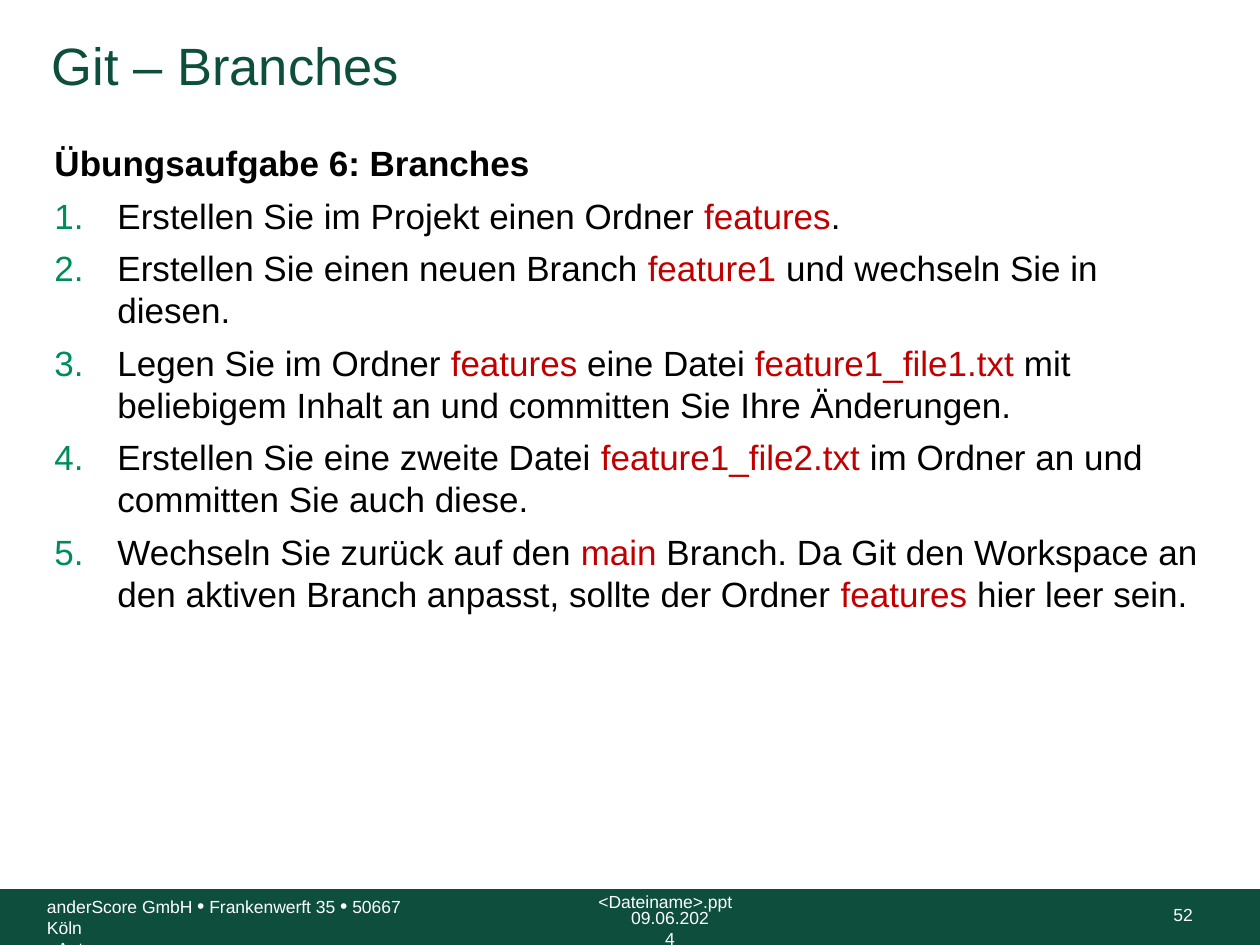
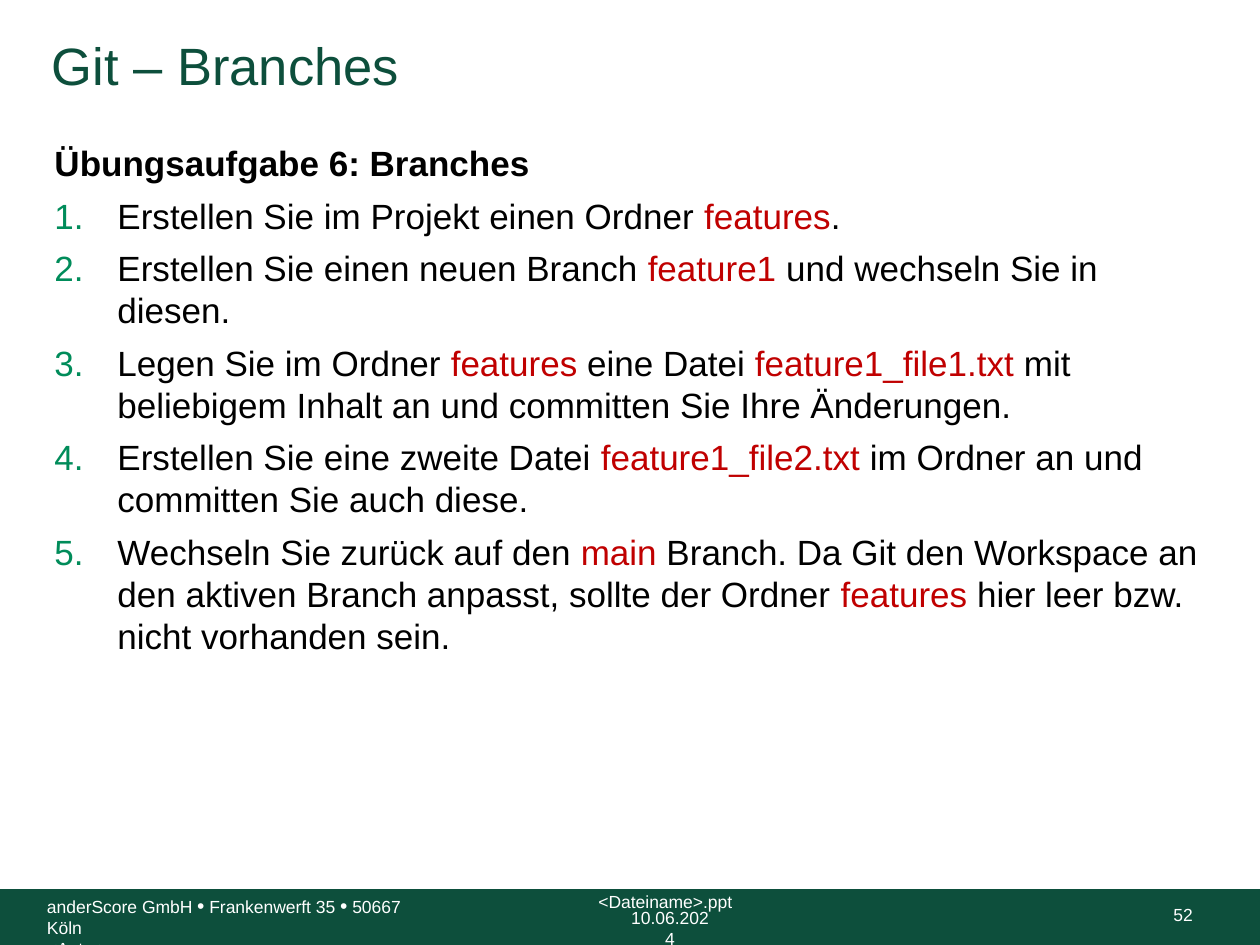
Before and after one commit to anderscore-gmbh/gitlab, a slide deck: slide 52 of slides/Tag-1_2-Git.pptx. Drawn at 1260x945 pixels with LibreOffice and Linux fonts; fonts in the diff are those of the drawing; background and template pictures are left out. Boxes give left, top, right and bottom in pixels: in the first picture for what was removed or moved away, otherwise in the second. Text is boxed around its words. In the diff, an @@ line names an element or a change of style, - is before the commit and + after.

```diff
--- a/slides/Tag-1_2-Git.pptx
+++ b/slides/Tag-1_2-Git.pptx
@@ text at <box>117,539,1197,650</box>: text changed @@
-5. Wechseln Sie zurück auf den main Branch. Da Git den Workspace an den aktiven Branch anpasst, sollte der Ordner features hier leer sein.
+5. Wechseln Sie zurück auf den main Branch. Da Git den Workspace an den aktiven Branch anpasst, sollte der Ordner features hier leer bzw. nicht vorhanden sein.
@@ text at <box>631,911,709,924</box>: text changed @@
-09.06.2024
+10.06.2024
```
Also in this commit, not shown: 67 other slides changed, 2 other files.
